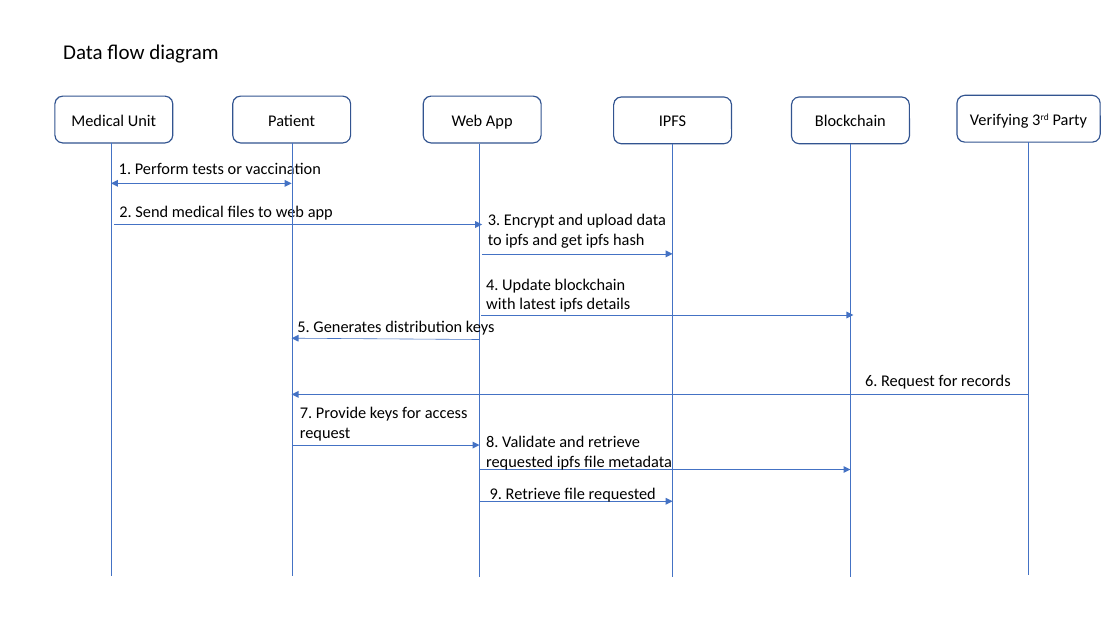
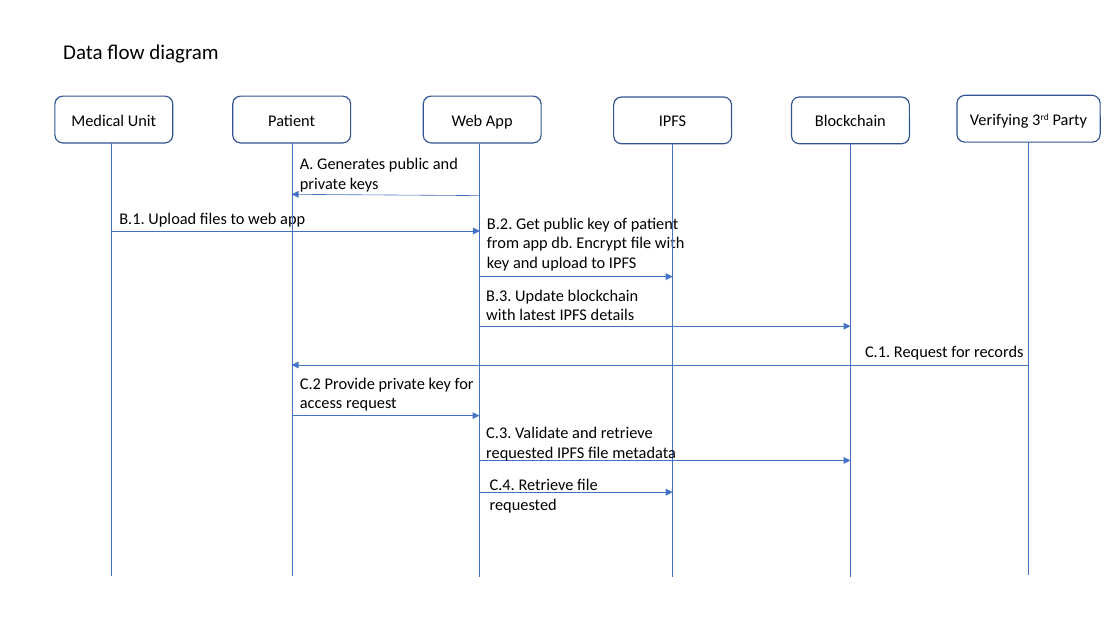
Before and after one commit to jengfad/capstone, a slide deck: slide 5 of jeng/diagrams/diagrams.pptx. Drawn at 1120x630 pixels with LibreOffice and Linux fonts; fonts in the diff are those of the drawing. Boxes give left, top, right and bottom in pixels: in the first picture for what was removed or moved away, otherwise in the second. Text is boxed around its words. In the diff, an @@ line names an element or a change of style, - is before the commit and + after.

```diff
--- a/jeng/diagrams/diagrams.pptx
+++ b/jeng/diagrams/diagrams.pptx
@@ text removed at box(119, 161, 321, 179) @@
-1. Perform tests or vaccination
@@ text at box(300, 157, 458, 192): text changed @@
-5. Generates distribution keys
+A. Generates public and
+private keys
@@ double arrow removed from (111, 183) to (292, 183) @@
@@ arrow moved from (480, 339) - (292, 339) to (480, 196) - (292, 194) @@
@@ arrow moved from (114, 224) - (482, 224) to (112, 231) - (480, 231) @@
@@ text at box(119, 211, 305, 229): text changed @@
-2. Send medical files to web app
+B.1. Upload files to web app
@@ text at box(487, 216, 685, 271): text changed @@
-3. Encrypt and upload data to ipfs and get ipfs hash
+B.2. Get public key of patient from app db. Encrypt file with key and upload to IPFS
@@ arrow moved from (482, 254) - (673, 254) to (480, 276) - (673, 276) @@
@@ text at box(486, 289, 639, 320): text changed @@
-4. Update blockchain with latest ipfs details
+B.3. Update blockchain with latest IPFS details
@@ arrow moved from (481, 315) - (854, 315) to (480, 326) - (850, 326) @@
@@ text at box(865, 345, 1023, 360): text changed @@
-6. Request for records
+C.1. Request for records
@@ arrow moved from (1028, 395) - (292, 395) to (1028, 365) - (292, 365) @@
@@ text at box(300, 377, 474, 411): text changed @@
-7. Provide keys for access request
+C.2 Provide private key for access request
@@ arrow moved from (292, 445) - (480, 445) to (292, 416) - (480, 416) @@
@@ text at box(486, 426, 676, 463): text changed @@
-8. Validate and retrieve requested ipfs file metadata
+C.3. Validate and retrieve requested IPFS file metadata
@@ arrow moved from (480, 470) - (850, 470) to (480, 460) - (850, 460) @@
@@ text at box(490, 478, 598, 513): text changed @@
-9. Retrieve file requested
+C.4. Retrieve file requested
@@ arrow moved from (480, 502) - (673, 502) to (480, 492) - (673, 492) @@
```
Also in this commit, not shown: 3 other files.
